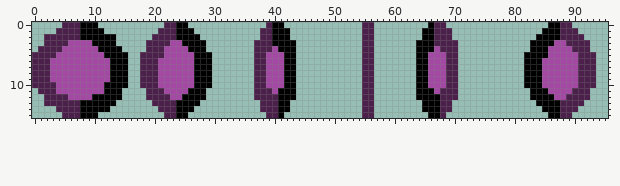
Sprite sheet: ShootEmUp/res/img/Exp.png. The picture above was drawn from the file before the commit.
The file is 96x16 pixels.
After:
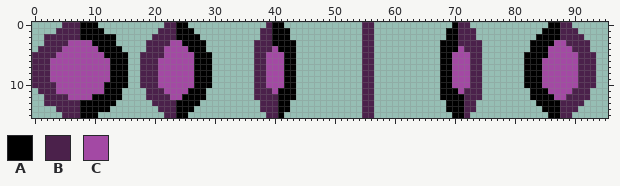
Palette (. is transparent): A #000000  B #4b214b  C #a349a4
From the commit log: exp texture changes so that it spins straight
The edit:
y 0: x 66..68 ABB -> ...; x 70..72 ... -> ABB
y 1..2: x 65..73 AABBB.... -> ....AABBB
y 3: x 64..74 AAABBBB.... -> ....AAABBBB
y 4: x 64..74 AAACBBB.... -> ....AAACBBB
y 5..10: x 64..74 AACCCBB.... -> ....AACCCBB
y 11: x 64..74 AAACBBB.... -> ....AAACBBB
y 12: x 64..74 AAAABBB.... -> ....AAAABBB
y 13..14: x 65..73 AAABB.... -> ....AAABB
y 15: x 66..68 AAB -> ...; x 70..72 ... -> AAB
Changed places in both pictures, as pixel boxes (x1, y1, x2, y2):
changed: (416, 22, 482, 118)
